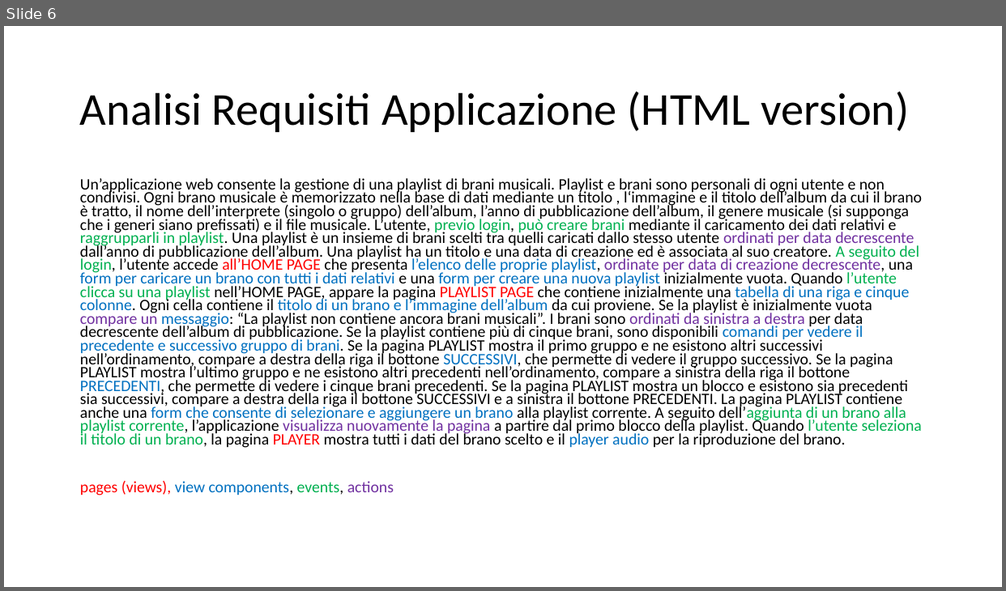
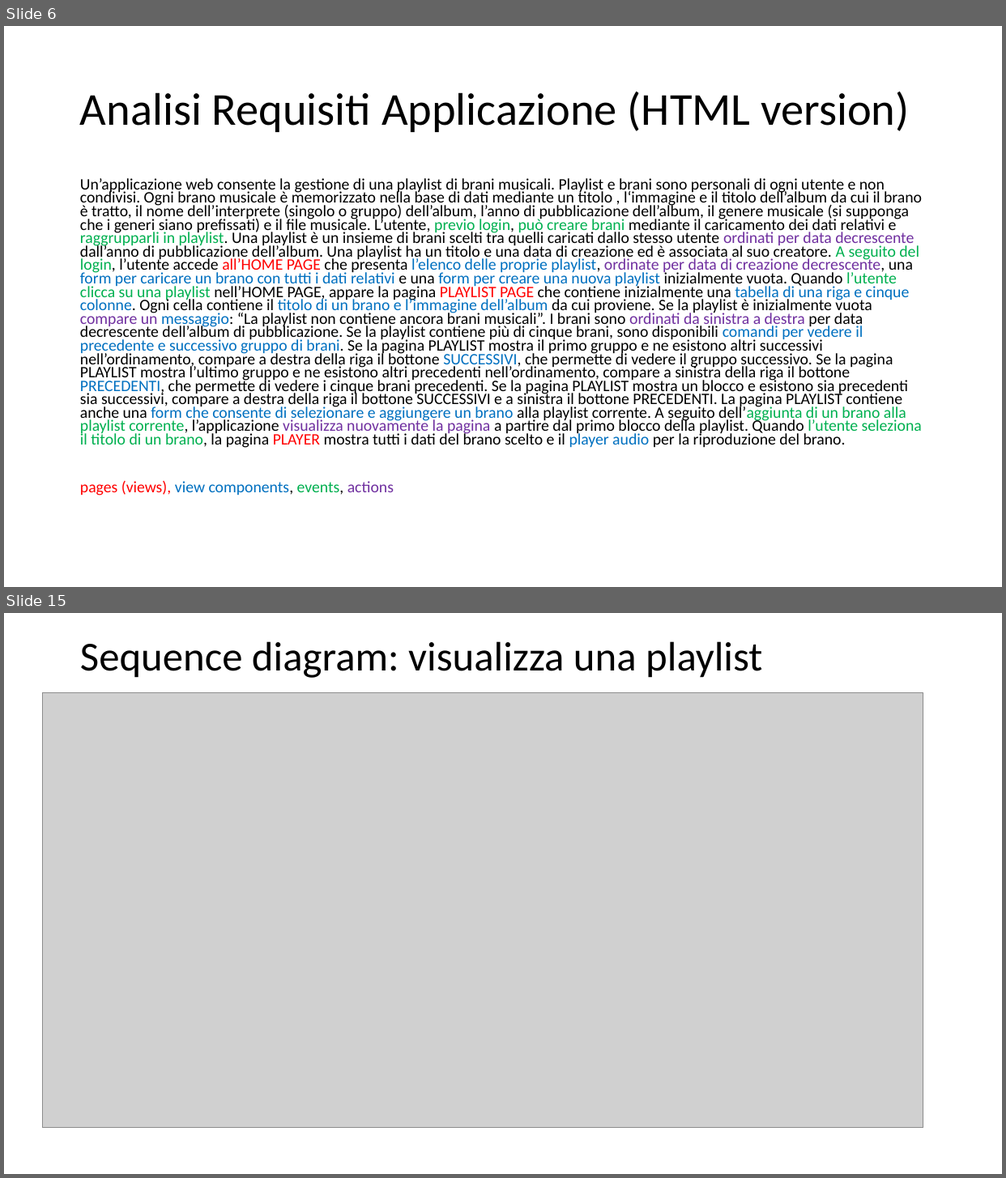
Before and after one commit to GenniImparato/PlaylistMaker, a slide deck: doc/documentation (RIA).pptx. Shown one above the other, each under a label of ours: slide 6 before the commit, slides 6 and 15 after it; the slides between them are not shown. The pictures are 1006x591 and 1006x1178 pixels, drawn with LibreOffice and Linux fonts; fonts in the diff are those of the drawing; grey boxes stand for pictures. Boxes give left, top, right and bottom in pixels: in the first picture for what was removed or moved away, otherwise in the second. Text is boxed around its words. In the diff, an @@ line names an element or a change of style, - is before the commit and + after.

```diff
--- a/doc/documentation (RIA).pptx
+++ b/doc/documentation (RIA).pptx
@@ slide 15 added at box(4, 613, 1002, 1174), background #FFFFFF @@
@@ title added at box(80, 641, 762, 678), 39.6 pt, text #000000 @@
+Sequence diagram: visualizza una playlist
@@ picture added at box(43, 692, 924, 1128) @@
```
Also in this commit, not shown: 6 slides changed, 8 other slides added, 28 other files.
